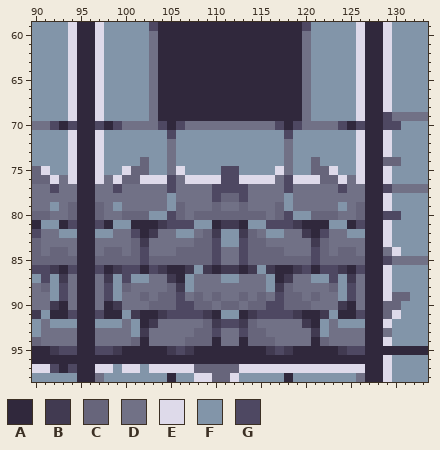
Pixel-art file, stored at assets/in_progress_sprites/Terrain/Dungeon/dungeon_tileset_v3.aseprite. The first picture shows the starting point.
640x640 pixels, 1 frame. Colours within 5 levels of each other are drawn and written as one. Shown: x 90..133, y 59..98.
Palette (. is transparent): A #30283c  B #413a51  C #67657b  D #717186  E #dedaea  F #8295a9  G #4e4862
Pixels before, first column x 90:
59 FFFFEAAEFFFFFGAAAAAAAAAAAAAAAAGFFFFFEAAEFFFF
60 FFFFEAAEFFFFFDAAAAAAAAAAAAAAAADFFFFFEAAEFFFF
61 FFFFEAAEFFFFFDAAAAAAAAAAAAAAAADFFFFFEAAEFFFF
62 FFFFEAAEFFFFFDAAAAAAAAAAAAAAAADFFFFFEAAEFFFF
63 FFFFEAAEFFFFFDAAAAAAAAAAAAAAAADFFFFFEAAEFFFF
64 FFFFEAAEFFFFFDAAAAAAAAAAAAAAAADFFFFFEAAEFFFF
65 FFFFEAAEFFFFFDAAAAAAAAAAAAAAAADFFFFFEAAEFFFF
66 FFFFEAAEFFFFFDAAAAAAAAAAAAAAAADFFFFFEAAEFFFF
67 FFFFEAAEFFFFFDAAAAAAAAAAAAAAAADFFFFFEAAEFFFF
68 FFFFEAAEFFFFFDAAAAAAAAAAAAAAAADFFFFFEAAEFFFF
69 FFFFEAAEFFFFFDAAAAAAAAAAAAAAAADFFFFFEAAGDDDD
70 DDGAGAAGAGDDDDGAGDDDDDDDDDDGAGDDDDGAGAAGGFFF
71 FFFFEAAEFFFFFFFGFFFFFFFFFFFFGFFFFFFFEAAEFFFF
72 FFFFEAAEFFFFFFFDFFFFFFFFFFFFDFFFFFFFEAAEFFFF
73 FFFFEAAEFFFFFFFDFFFFFFFFFFFFDFFFFFFFEAAEFFFF
74 FFFFEAAEFFFFCFFDFFFFFFFFFFFFDFFCFFFFEAACCFFF
75 CEFFEAAEFFECCFFDEFFFFGGFFFFEDFFCCEFFEAAEFFFF
76 CCEDEAAEDECCEEEGDEEEEGGEEEEDGEEECCEDEAAEFFFF
77 DDGDDAADDGDDDDDGDDDDGGGGDDDDGDDDDDGDDAAGDDDD
78 DDDDDAADDDDDDDDFDDDDGCCGDDDDFDDDDDDDDAAEFFFF
79 DDFDCAACDFDDDDDFCDDDCDDCDDDCFDDDDDFDCAAEFFFF
80 CCDDCAACDDCCCFFGCDCCCCCCCCDCGFFCCCDDCAAGGFFF
81 AFFAGAAGAFFAAABGGGFFABBAFFGGGBAAAFFAGAAEFFFF
82 GDDFFAAFFDDGABDDFFDCBFFBCDFFDDBAGDDFFAAEFFFF
83 CDDDDAADDDDCBDDDDDCCGFFGCCDDDDDBCDDDDAAEFFFF
84 CDCCDAADCCDCGDDDCCCCGDDGCCCCDDDGCDCCDAADEFFF
85 CCCCCAACCCCCGCCCCCCCGDDGCCCCCCCGCCCCCAAGDDDD
86 GGBAGAAGABGGAGBAABFBABBABFBAABGAGGBAGAAEFFFF
87 FGFBDAADBFGFFDDBAFDDDFFDDDFABDDFFGFBDAAEFFFF
88 DCFGDAADGFCDDDDCBFDDDDDDDDFBCDDDDCFGDAAEFFFF
89 DDFGDAADGFDDCDCCGDCDCDDCDCDGCCDCDDFGDAAECCFF
90 DDBADAADABDDDCCCGGCCDCCDCCGGCCCDDDBADAACCFFF
91 BFAAGAAGAAFBAABGGGGBAFFABGGGGBAABFAAGAACEFFF
92 FDFFFAAFFFDFABDDDDDCBGGBCDDDDDBAFDFFFAAEFFFF
93 FDDDDAADDDDFBDDDDDCCGDDGCCDDDDDBFDDDDAADFFFF
94 CDDDDAADDDDCADDDDCCCADDACCCDDDDACDDDDAAEFFFF
95 AABGGAAGGBAAAAABGBAAAAAAAABGBAAAAABGGAAAAAAA
96 AAAAAAAAAAAAAAAAAAAAAAAAAAAAAAAAAAAAAAAEFFFF
97 EEGAGAAEEFEEFEEEEECCCCCEEEEEEEEEEEEEEAAEFFFF
98 FFFFFAADFFFFFFFAFFEECCEFFFFFAFFFFFFFDAAEFFFF
After the commit:
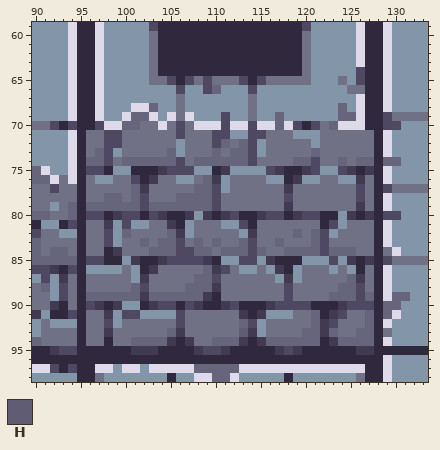
Colours new in this view: H #605c74
Changes in this commit:
Changed rows in their new state; - is an unchanged pixel.
first column x 96:
64 ------------------------------G-
65 --------DG-GDGDDDG-GDDDD----D-G-
66 -------FFFGFFGCFFFGFFFFFF----DD-
67 -------FFFDFFFFFFFDFFFFFF-------
68 -----EECFFDFFFFFFFDFFFFFF---C---
69 ----ECCEFEDEFFFGFFDFFCFFF---CC--
70 --EECC--ED--EEEGEEGEECE-AG-CEEE-
71 DDGGDDDDDDGDDDGG--GGDDD---DDDDDD
72 DDGGDDDDD--DDDGCDCG-DD-DD-DDDDDD
73 DCG-DDDDDC-DDDCDCCG-DD-DDCDDDDDD
74 CCGDCC-CCCGDCCCCCCGDDD-CCGDDCDCC
75 GGA-FAAABGGG--ABF---GBAABGFFGBAB
76 DFFDDGABDDFFDCBFDDDDFFABFFDDFFBD
77 D--D-CB--D--CC-FDD----B-----D-GD
78 D-CC-CG--DCCCC-DDD----G-------GD
79 C-CCCCGCCC-CCCG--D---DB-----D-BD
80 GGABGGAGBAABFBABGAABGGABGGAAFBAB
81 DDB-GFFDDBAFDDDFFGADDDDDDD-G-DDD
82 DDGFCDDD-CB--DDDDFB-DD-CDC-F-DDD
83 D-GF-DC-CCG--DCDDCGD-C---CG----D
84 D-AB-DDCCCGG--DCCCG-DDCCCCGC---D
85 GGAAFBAABGGGGBAFF-GFBAAAFFFGFBAB
86 FFFFDF-BDDDDDCBGDFFDFB-FDDDFDFAD
87 D-DDD-B--DDDCCGDD---DF-F-DDDDCBD
88 D-DDDCG--DDCCCB-----DDG----DCCGD
89 CCCCCCBC--CC-BA--D-D-DGD-D-CCCGC
90 GB--FFABGGA-BAABGAAAB-GGGAAA-GGG
91 DDBFGGFFFF-DDDDDDBABFFFDDCABGDDC
92 DDG--DDD--G--DDDDCGF----DCBGDDDC
93 D-B--DD--CB-DDD--HBF----CCBC--CC
94 D-A---CCCBABDDCCCBAB-CCCCCABCCCC
95 -AAA-BBB-AAABGGB----ABGB----AABB
Pixel boxes of the changes (left, top, right, bottom) in both pictures:
changed: (86, 67, 374, 355)
